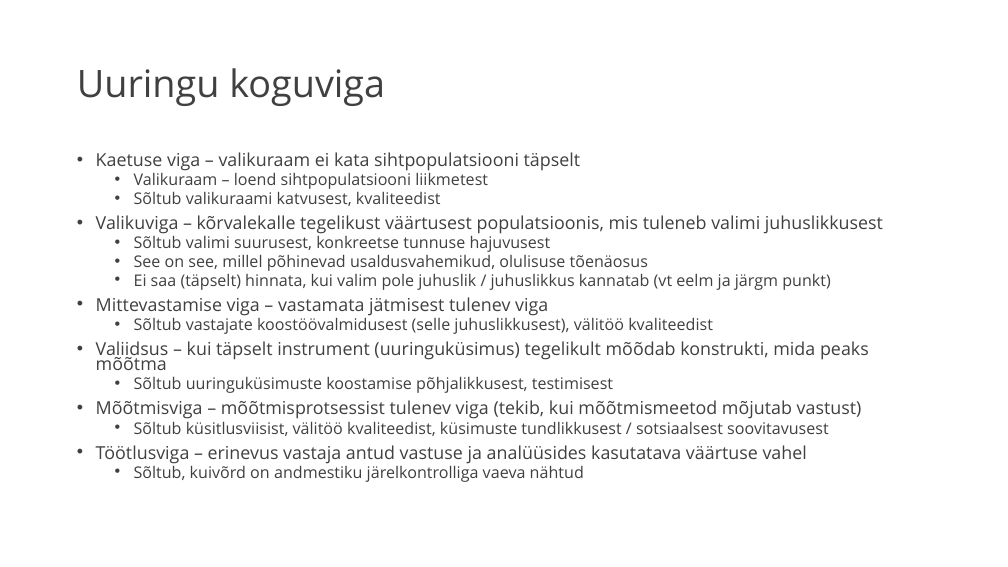
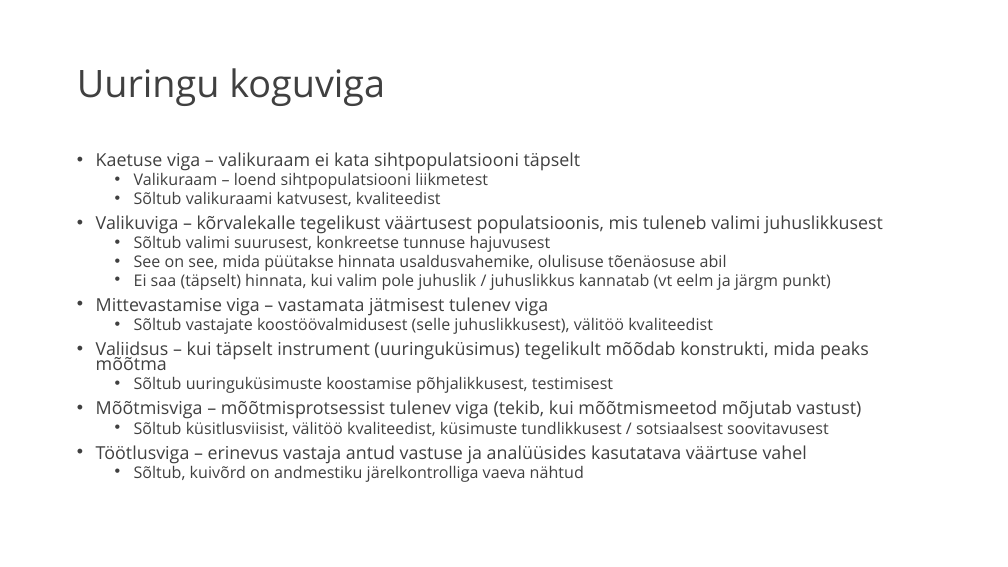
Before and after one commit to indrekso/kl2022_ndl1_andmekvaliteet, a slide deck: slide 4 of slides/KvL sess 01 kvant läh andmep.pptx. Drawn at 1008x567 pixels with LibreOffice and Linux fonts; fonts in the diff are those of the drawing. Boxes give left, top, right and bottom in pixels: in the first picture for what was removed or moved away, otherwise in the second. Text is boxed around its words. In the diff, an @@ line names an element or a change of style, - is before the commit and + after.

```diff
--- a/slides/KvL sess 01 kvant läh andmep.pptx
+++ b/slides/KvL sess 01 kvant läh andmep.pptx
@@ text at (134,254,727,271): text changed @@
-  • See on see, millel põhinevad usaldusvahemikud, olulisuse tõenäosus
+  • See on see, mida püütakse hinnata usaldusvahemike, olulisuse tõenäosuse abil
```
Also in this commit, not shown: 3 other slides changed, 2 other files.
